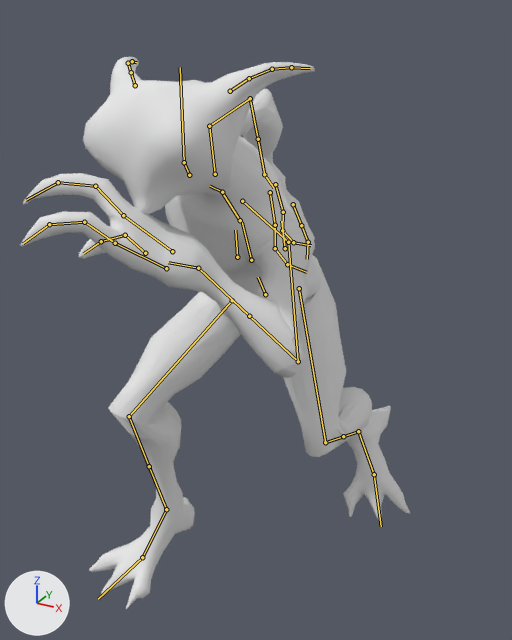
The glTF model game/public/assets/models/creature/creature_cinder_ravager.glb as it was, and as the next commit left it.
Rendered twice from a camera (50 mm lens) standing at (1.15, -2.17, 2.14) and looking at (-0.08, 0.07, 1.03). Every picture has the same lights, and +X, +Y and +Z are marked at lower left. The first picture is the older version. Both versions are drawn at frame 14 of the action 'Run'; the numbers are the values there. The bones that bend it are drawn over the model as lines.

Objects in the first picture: 'Monster04001'.
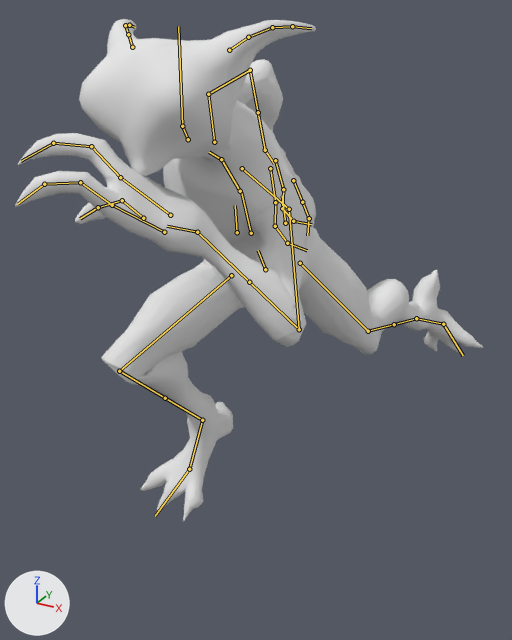
Boxes (x1, y1, x2, y2) around the edits, measured in the pictures (512 x 640 px):
```json
{"object": "Monster04001", "change": "posed", "before": [20, 57, 410, 609], "after": [15, 19, 484, 522], "on screen": "20% wider, 9% shorter"}
{"bone": "rootx", "before": "(265, 294) to (258, 277)", "after": "(265, 269) to (258, 250)"}
{"bone": "thigh_stretchl", "before": "(299, 288) to (325, 442)", "after": "(300, 263) to (368, 331)"}
{"bone": "leg_stretchl", "before": "(325, 442) to (343, 436)", "after": "(368, 331) to (394, 324)"}
{"bone": "footl", "before": "(358, 431) to (374, 474)", "after": "(416, 318) to (443, 324)"}
{"bone": "thigh_stretchr", "before": "(232, 300) to (129, 416)", "after": "(231, 275) to (119, 371)"}
{"bone": "leg_stretchr", "before": "(129, 416) to (149, 466)", "after": "(119, 371) to (165, 398)"}
{"bone": "footr", "before": "(166, 509) to (142, 557)", "after": "(202, 420) to (189, 469)"}
```

The change, as JSON lines over the scene's bpy script:
```json
{"block": "bone_rootx", "where": "bone_rootx = bpy.data.objects['root'].pose.bones['rootx']"}
{"op": "set", "path": "bone_rootx.location", "old": "(0.0, -13.7, 221.2)", "new": "(0.0, -5.4, 221.2)"}
{"block": "bone_thigh_stretchl", "where": "bone_thigh_stretchl = bpy.data.objects['root'].pose.bones['thigh_stretchl']  # child of 'rootx'"}
{"op": "set", "path": "bone_thigh_stretchl.rotation_quaternion", "old": "(-0.773, 0.106, -0.335, 0.528)", "new": "(0.927, 0.083, 0.354, -0.065)", "note": "degrees (-35, 24, -76) -> degrees (8, 42, -5)"}
{"block": "bone_leg_stretchl", "where": "bone_leg_stretchl = bpy.data.objects['root'].pose.bones['leg_stretchl']  # child of 'thigh_stretchl'"}
{"op": "set", "path": "bone_leg_stretchl.rotation_quaternion", "old": "(0.778, -0.132, -0.012, 0.614)", "new": "(0.967, 0.0, 0.0, 0.208)", "note": "degrees (-13, 8, 76) -> degrees (0, 0, 24)"}
{"block": "bone_footl", "where": "bone_footl = bpy.data.objects['root'].pose.bones['footl']  # child of 'leg_stretchl'"}
{"op": "set", "path": "bone_footl.rotation_quaternion", "old": "(0.973, 0.097, -0.04, 0.208)", "new": "(0.929, -0.327, 0.029, 0.159)", "note": "degrees (10, -7, 24) -> degrees (-37, 9, 16)"}
{"block": "bone_thigh_stretchr", "where": "bone_thigh_stretchr = bpy.data.objects['root'].pose.bones['thigh_stretchr']  # child of 'rootx'"}
{"op": "set", "path": "bone_thigh_stretchr.rotation_quaternion", "old": "(-0.691, 0.024, -0.173, -0.702)", "new": "(-0.606, 0.02, -0.161, -0.778)", "note": "degrees (13, 16, 93) -> degrees (13, 13, 106)"}
{"block": "bone_leg_stretchr", "where": "bone_leg_stretchr = bpy.data.objects['root'].pose.bones['leg_stretchr']  # child of 'thigh_stretchr'"}
{"op": "set", "path": "bone_leg_stretchr.rotation_quaternion", "old": "(0.817, -0.001, 0.003, -0.576)", "new": "(0.575, 0.0, 0.0, -0.818)", "note": "degrees (0, 0, -70) -> degrees (0, 0, -110)"}
{"block": "bone_footr", "where": "bone_footr = bpy.data.objects['root'].pose.bones['footr']  # child of 'leg_stretchr'"}
{"op": "set", "path": "bone_footr.rotation_quaternion", "old": "(-0.991, 0.019, -0.079, 0.111)", "new": "(0.989, 0.08, 0.062, -0.104)", "note": "degrees (-3, 9, -13) -> degrees (8, 8, -11)"}
```
